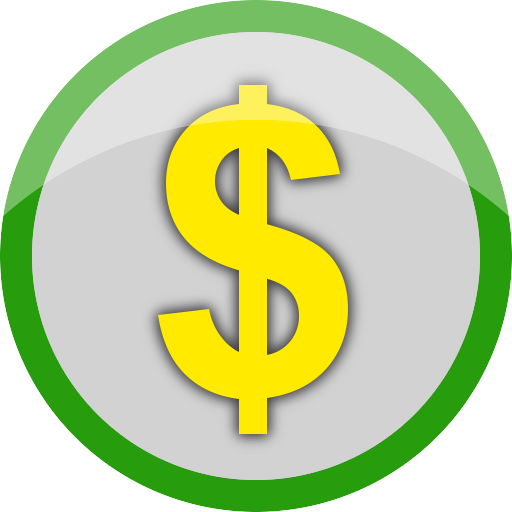
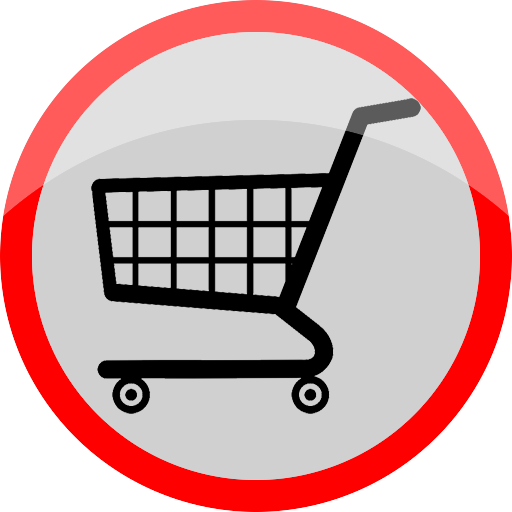
The second 512 × 512 image is a revision of the first. Changes to its layers:
added layer "Layer 2" above "Layer" over [0, 0, 512, 512]
painted on "Layer" over [0, 0, 512, 512]
added layer "Layer 1" above "$ #1" over [91, 98, 421, 414]
hid "$ #1" over [158, 85, 348, 434]
hid "$" over [139, 64, 369, 455]
painted on "bg" over [16, 16, 496, 496]
